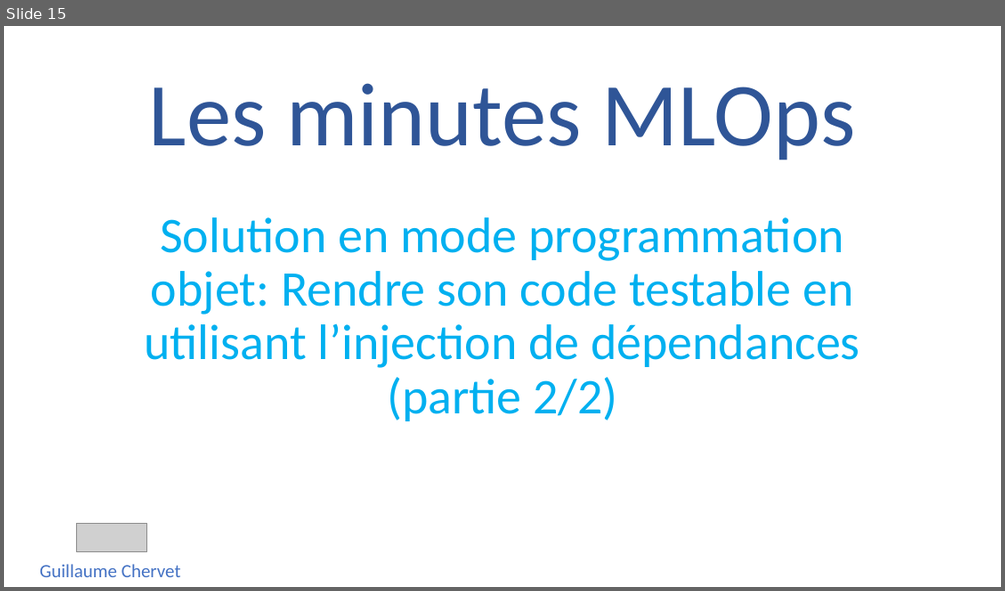
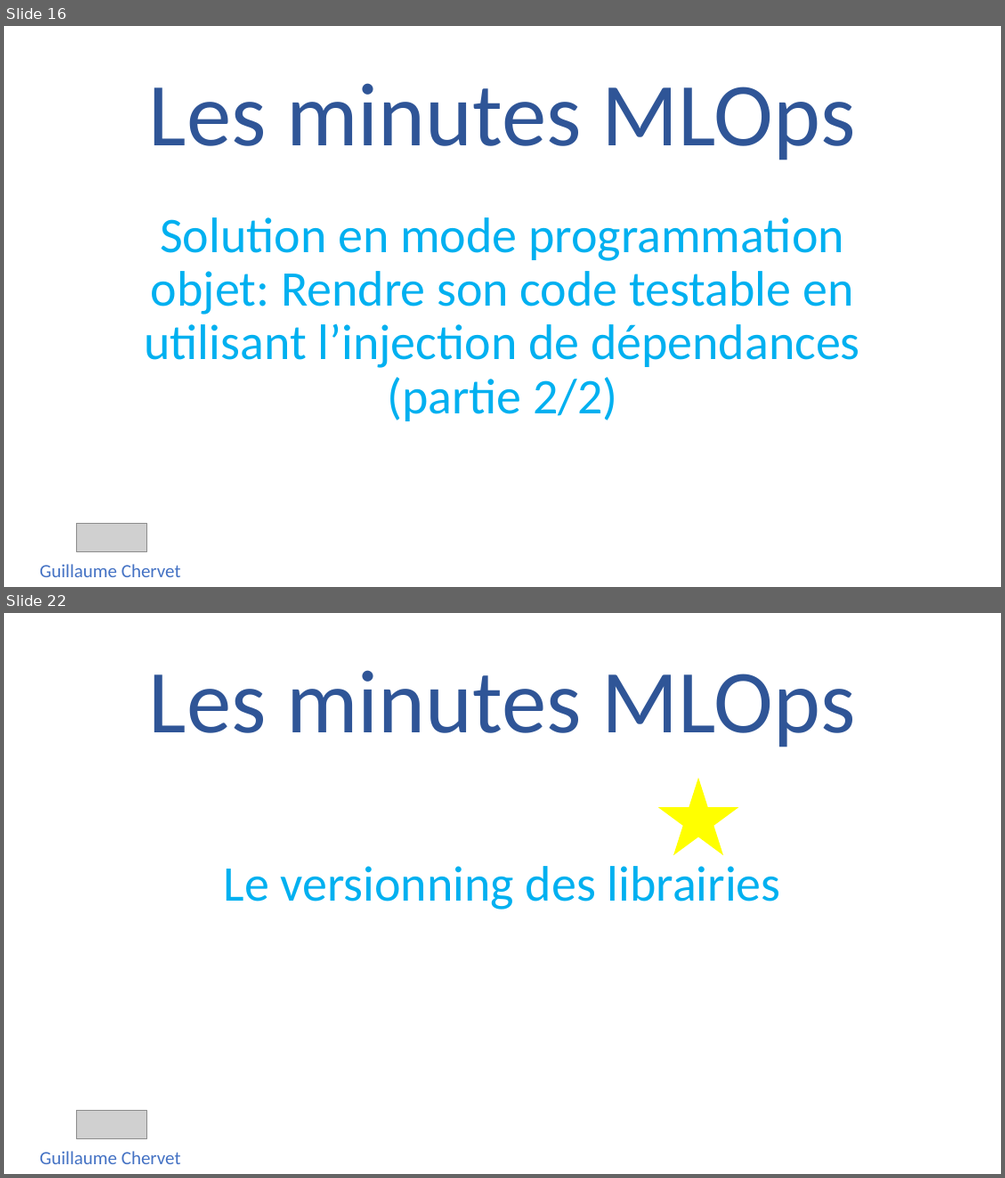
Before and after one commit to guillaume-chervet/Les-Minutes-MLOps, a slide deck: Les minutes MLOps.pptx. Shown one above the other, each under a label of ours: slide 15 before the commit, slides 16 and 22 after it; the slides between them are not shown. The pictures are 1005x591 and 1005x1178 pixels, drawn with LibreOffice and Linux fonts; fonts in the diff are those of the drawing; grey boxes stand for pictures. Boxes give left, top, right and bottom in pixels: in the first picture for what was removed or moved away, otherwise in the second. Text is boxed around its words. In the diff, an @@ line names an element or a change of style, - is before the commit and + after.

Commit message:
feat(MLOPs): add episodes

```diff
--- a/Les minutes MLOps.pptx
+++ b/Les minutes MLOps.pptx
@@ slide 22 added at <box>4,613,1001,1174</box>, background #FFFFFF @@
@@ title added at <box>149,670,856,747</box>, 86.4 pt, text #2F5597 @@
+Les minutes MLOps
@@ star added at <box>660,779,737,854</box>, fill #FFFF00, outline #FFFF00 1 pt @@
@@ subtitle added at <box>224,866,781,909</box>, 48 pt, text #00B0F0 @@
+Le versionning des librairies
@@ picture added at <box>76,1111,146,1139</box> @@
@@ text added at <box>40,1151,181,1164</box>, 18 pt, text #4472C4 @@
+Guillaume Chervet
@@ what was slide 15 is now slide 16 @@
```
Also in this commit, not shown: 15 other slides added, 3 other files.
